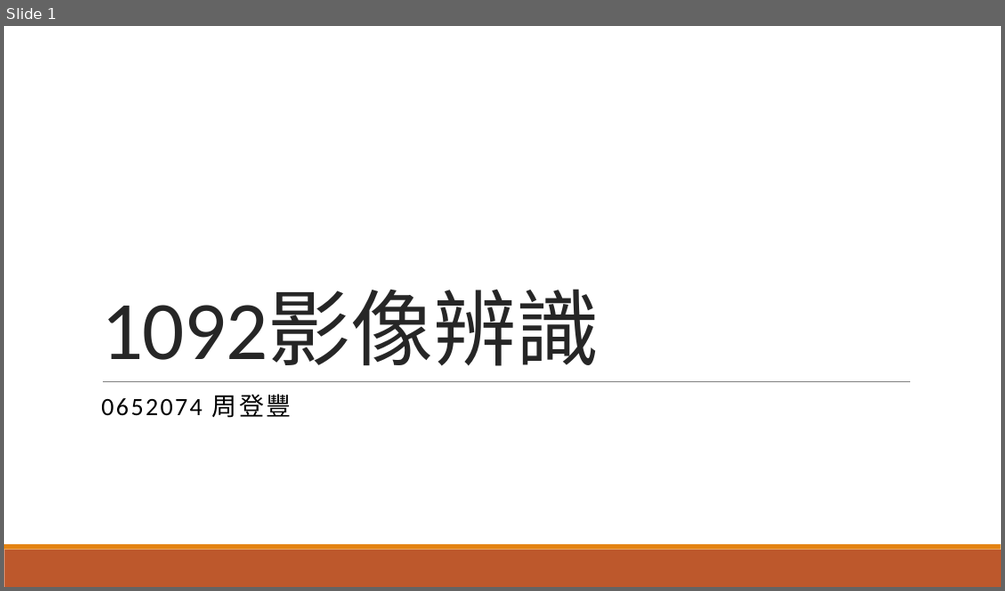
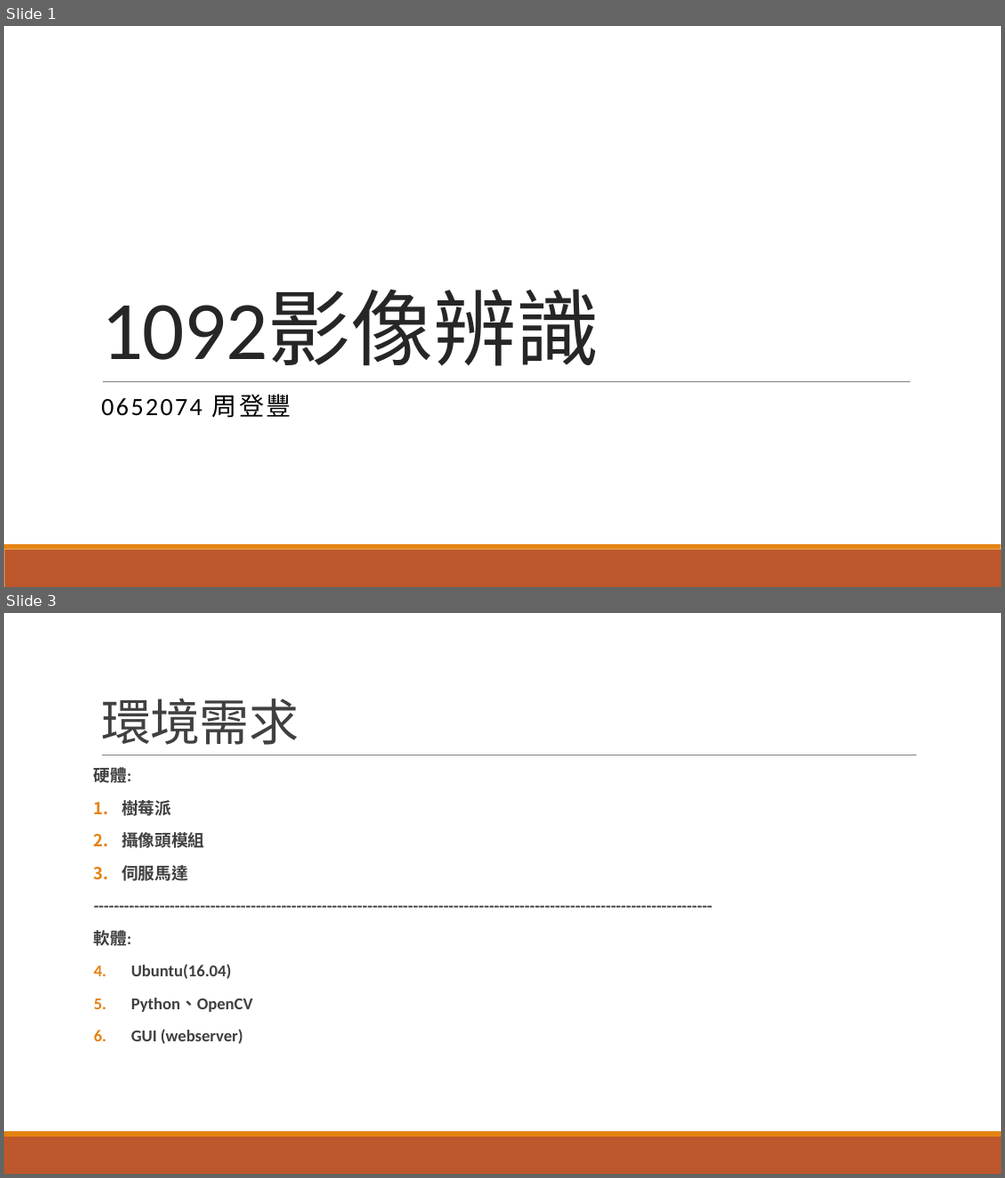
Before and after one commit to choutengfeng/1092, a slide deck: 0652074_1092影像辨識.pptx. Shown one above the other, each under a label of ours: slide 1 before the commit, slides 1 and 3 after it; the slides between them are not shown. The pictures are 1005x591 and 1005x1178 pixels, drawn with LibreOffice and Linux fonts; fonts in the diff are those of the drawing. Boxes give left, top, right and bottom in pixels: in the first picture for what was removed or moved away, otherwise in the second. Text is boxed around its words. In the diff, an @@ line names an element or a change of style, - is before the commit and + after.

```diff
--- a/0652074_1092影像辨識.pptx
+++ b/0652074_1092影像辨識.pptx
@@ slide 3 added at box(4, 613, 1001, 1174), background #FFFFFF; not listed: 2 template elements that a slide beside it also shows @@
@@ title added at box(101, 698, 299, 745), 48 pt, text #404040 @@
+環境需求
@@ text added at box(94, 767, 253, 1044), 16 pt, text #404040, bold @@
+硬體:
+1. 樹莓派
+2. 攝像頭模組
+3. 伺服馬達
+--------------------------------------------------------------------------------------------------------------------------
+軟體:
+1. Ubuntu(16.04)
+2. Python、OpenCV
+3. GUI (webserver)
@@ line added from (102, 755) to (917, 755), #808080 0.5 pt @@
```
Also in this commit, not shown: 2 slides changed, 4 other slides added, 1 slide removed, 1 other file.
